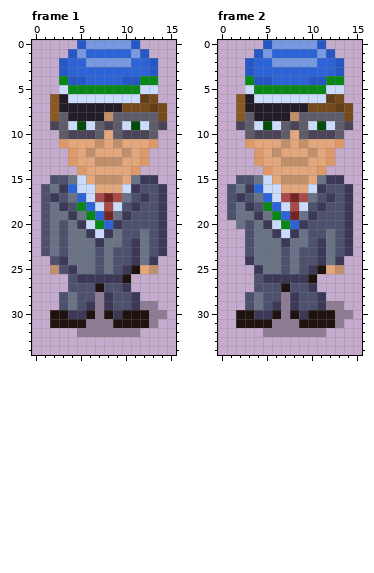
Pixel-art file, stored at art/cfe-ksv-karl.aseprite. That is the earlier state.
16x35 pixels, 3 frames. Shown: frame 1, frame 2.
After the commit:
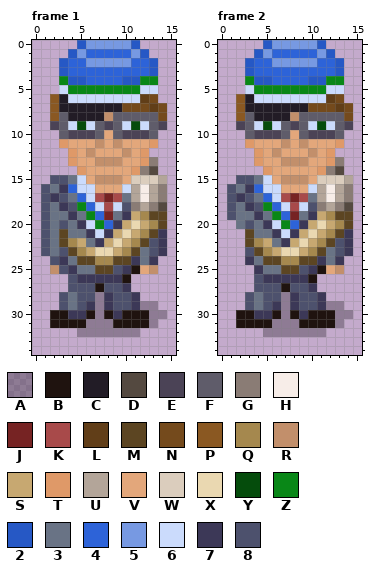
Palette (. is transparent): A #00000046  B #1f130f  C #221c26  D #544940  E #4b4356  F #5f5c6a  G #8a7c75  H #f7ede8  J #762323  K #a84a4a  L #613e18  M #5c4522  N #744a1c  P #8a5822  Q #a5884e  R #c28f6b  S #c7a871  T #df9968  U #b3a599  V #e3a77b  W #dbcdbd  X #ead8b1  Y #054c0c  Z #098717  2 #2658c5  3 #697385  4 #2d63d8  5 #7799e2  6 #cbdbfc  7 #3c3857  8 #4d516d
The edit:
layer "sarv" added
Frame 1, layer "sarv":
The author put colour D in row 14 at x 13.
Colour 7 becomes colour D in row 18 at x 14.
The author put colour G in row 13 at x 13; in row 14 at x 12.
Colour 7 becomes colour G in rows 16 to 17 at x 14; in row 18 at x 11.
Colour 8 becomes colour G in row 18 at x 13.
Colour 7 becomes colour H in row 17 at x 12.
Colour 8 becomes colour H in row 16 at x 12.
Colour 3 becomes colour M in row 22 at x 12; in row 23 at x 4; in row 24 at x 5 to 6; in row 25 at x 8.
Colour 7 becomes colour M in rows 19 to 20 at x 14; in row 23 at x 11.
Colour 8 becomes colour M in row 19 at x 13; in row 21 at x 3 and 13; in row 22 at x 3; in row 24 at x 9 to 10; in row 25 at x 7.
Colour 3 becomes colour Q in row 21 at x 12; in row 22 at x 4; in row 23 at x 5; in row 24 at x 8.
Colour 7 becomes colour Q in row 22 at x 11.
Colour 8 becomes colour Q in row 19 at x 12; in row 20 at x 13; in row 23 at x 10; in row 24 at x 7.
Colour 3 becomes colour S in row 21 at x 9; in row 22 at x 5 and 8; in row 23 at x 6.
Colour 8 becomes colour S in row 19 at x 11; in row 20 at x 10 and 12; in row 21 at x 11; in row 22 at x 10; in row 23 at x 9.
The author put colour U in row 15 at x 14.
Colour 7 becomes colour U in row 16 at x 11.
Colour 8 becomes colour U in row 16 at x 13; in row 17 at x 11 and 13; in row 18 at x 12.
Colour 3 becomes colour W in row 15 at x 11.
Colour 7 becomes colour W in row 15 at x 12 to 13.
Colour 3 becomes colour X in row 22 at x 9; in row 23 at x 8.
Colour 8 becomes colour X in row 20 at x 11; in row 21 at x 10; in row 23 at x 7.
Frame 2, layer "sarv": the same change as frame 1
Changed places in both pictures, as pixel boxes (x1, y1, x2, y2):
changed: (59, 157, 167, 274)
changed: (245, 157, 353, 274)
